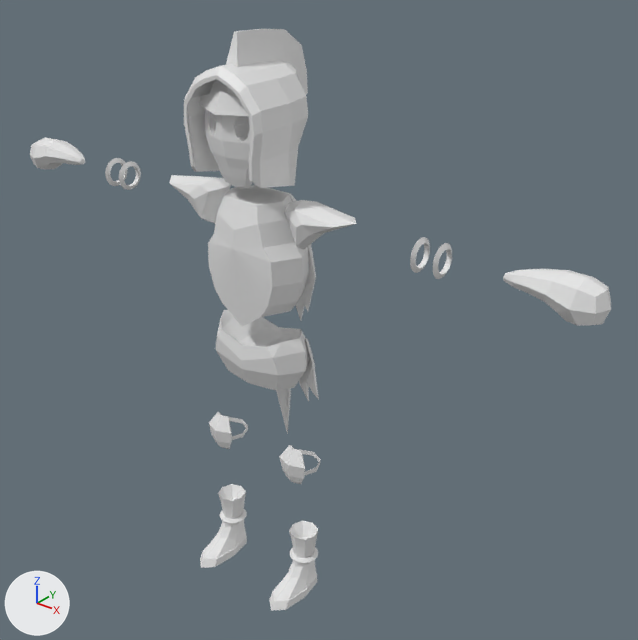
One commit to the FBX model Assets/3d stuff/players/char 3/char 3.fbx: the scene before it, then after it.
Camera for both pictures: a camera (50 mm lens) standing at (4.18, -4.51, 3.42) and looking at (0.29, 0.35, 0.4). Lighting does not change. The marker at lower left points along +X, +Y and +Z. The older version comes first. Where no turn or scale is listed for an object, it has been applied to the vertices.

The older version as bpy lines, for what is in view:
```python
ob_hands = bpy.data.objects.new('hands', me_cube_011)
ob_hands.location = (2.513, 0.0, 1.315)
ob_helmet_fur_thingy = bpy.data.objects.new('helmet fur thingy', me_cube_008)
ob_helmet_fur_thingy.location = (0.0, -0.15, 2.436)
ob_helmet_hood_thing = bpy.data.objects.new('helmet hood thing', me_plane_010)
ob_helmet_hood_thing.location = (0.0, 0.0, 2.023)
ob_knee_pads = bpy.data.objects.new('knee pads', me_plane_011)
ob_knee_pads.location = (-0.396, -0.037, -0.679)
ob_shoes = bpy.data.objects.new('shoes', me_cube_012)
ob_shoes.location = (0.412, 0.0, -1.667)
ob_shoulder = bpy.data.objects.new('shoulder', me_plane_012)
ob_shoulder.location = (-0.598, 0.0, 1.317)
ob_skull = bpy.data.objects.new('skull', me_cube_013)
ob_skull.location = (0.0, 0.0, 2.006)
ob_torso = bpy.data.objects.new('torso', me_plane_014)
ob_torso.location = (0.0, 0.0, 0.949)
ob_visor = bpy.data.objects.new('visor', me_plane_015)
ob_visor.location = (0.0, -0.22, 2.104)
# also in view: 'waist' at (0.0, 0.0, 0.15)
```
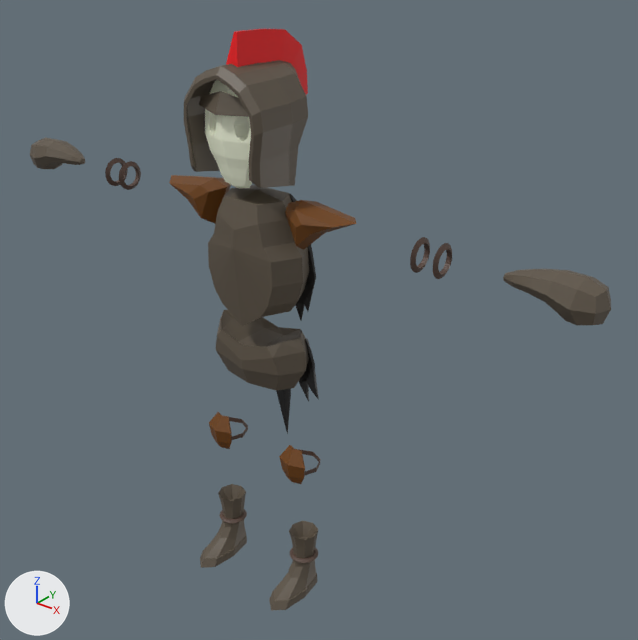
Where the change shows, as pixel boxes (x1, y1, x2, y2) in the pictures (638 x 640 px):
'torso', recoloured (white to brown): (208, 185, 309, 326) in both
'helmet hood thing', recoloured (darker): (184, 60, 308, 188) in both
'waist', recoloured (white to brown): (216, 310, 309, 391) in both
'hands', recoloured: (30, 137, 611, 325) in both
'shoes', recoloured (white to brown): (200, 484, 318, 610) in both
'shoulder', recoloured (white to brown): (169, 175, 357, 250) in both
'helmet fur thingy', recoloured (white to red): (226, 29, 308, 94) in both
'knee pads', recoloured (white to brown): (209, 412, 305, 484) in both
'tailcoat', recoloured (white to black): (276, 338, 319, 434) in both
'visor', recoloured (white to brown): (199, 91, 249, 117) in both
'arm ring 1', recoloured: (119, 161, 430, 273) in both
'arm ring 2', recoloured: (105, 158, 452, 279) in both
'Plane', recoloured (white to black): (289, 193, 316, 320) in both
'boot ring', recoloured: (220, 509, 318, 563) in both
'knee straps', recoloured: (229, 417, 320, 476) in both

Edits to the bpy script that builds the scene:
```text
Change me_plane_009:
    where me_plane_009.from_pydata(...)  # 97 vertices, 128 faces; spans x -0.396..0.396, y 0.0..0.146, z -0.521..0.499
    add me_plane_009.materials.append(mat_fabtic)  # black #272727
Change me_plane_015:
    where me_plane_015.from_pydata(...)  # 12 vertices, 10 faces; spans x -0.298..0.298, y -0.16..0.017, z -0.017..0.13
    add me_plane_015.materials.append(mat_metal)  # brown #5e5346
Change me_cube_005:
    where me_cube_005.from_pydata(...)  # 47 vertices, 61 faces; spans x -0.444..0.444, y -0.231..0.231, z -0.238..0.286
    add me_cube_005.materials.append(mat_metal)  # brown #5e5346
Change me_torus_003:
    where me_torus_003.from_pydata(...)  # 144 vertices, 144 faces; spans x -0.02..2.82, y -0.12..0.12, z -0.12..0.12
    add me_torus_003.materials.append(mat_ring_stuff)  # brown #564238
Change me_cube_012:
    where me_cube_012.from_pydata(...)  # 160 vertices, 164 faces; spans x -0.945..0.122, y -0.431..0.148, z -0.266..0.294
    add me_cube_012.materials.append(mat_metal)  # brown #5e5346
Change me_cube_008:
    where me_cube_008.from_pydata(...)  # 28 vertices, 26 faces; spans x -0.054..0.054, y -0.056..0.721, z -0.452..0.154
    add me_cube_008.materials.append(mat_aaaaa)  # red #e70009
Change me_cube_011:
    where me_cube_011.from_pydata(...)  # 112 vertices, 108 faces; spans x -5.17..0.15, y -0.16..0.16, z -0.14..0.15
    add me_cube_011.materials.append(mat_metal)  # brown #5e5346
Change me_torus_004:
    where me_torus_004.from_pydata(...)  # 144 vertices, 144 faces; spans x -0.02..3.15, y -0.12..0.12, z -0.12..0.12
    add me_torus_004.materials.append(mat_ring_stuff)  # brown #564238
Change me_plane_012:
    where me_plane_012.from_pydata(...)  # 38 vertices, 40 faces; spans x -0.3..1.49, y -0.15..0.15, z -0.19..0.18
    add me_plane_012.materials.append(mat_other_metal)  # brown #6d3e02
Change me_torus_005:
    where me_torus_005.from_pydata(...)  # 240 vertices, 240 faces; spans x -0.945..0.122, y -0.122..0.122, z -0.021..0.021
    add me_torus_005.materials.append(mat_ring_stuff)  # brown #564238
Change me_circle_001:
    where me_circle_001.from_pydata(...)  # 56 vertices, 52 faces; spans x -0.156..0.947, y -0.128..0.133, z -0.023..0.021
    add me_circle_001.materials.append(mat_ring_stuff)  # brown #564238
Change me_plane_013:
    where me_plane_013.from_pydata(...)  # 107 vertices, 138 faces; spans x -0.48..0.48, y -0.149..0.042, z -0.751..0.356
    add me_plane_013.materials.append(mat_fabtic)  # black #272727
Change me_plane_014:
    where me_plane_014.from_pydata(...)  # 52 vertices, 60 faces; spans x -0.427..0.427, y -0.27..0.27, z -0.481..0.538
    add me_plane_014.materials.append(mat_metal)  # brown #5e5346
Change me_plane_010:
    where me_plane_010.from_pydata(...)  # 140 vertices, 138 faces; spans x -0.363..0.363, y -0.36..0.386, z -0.484..0.373
    add me_plane_010.materials.append(mat_metal)  # brown #5e5346
Change me_plane_011:
    where me_plane_011.from_pydata(...)  # 60 vertices, 56 faces; spans x -0.13..0.921, y -0.136..-0.025, z -0.164..0.159
    add me_plane_011.materials.append(mat_other_metal)  # brown #6d3e02
```
